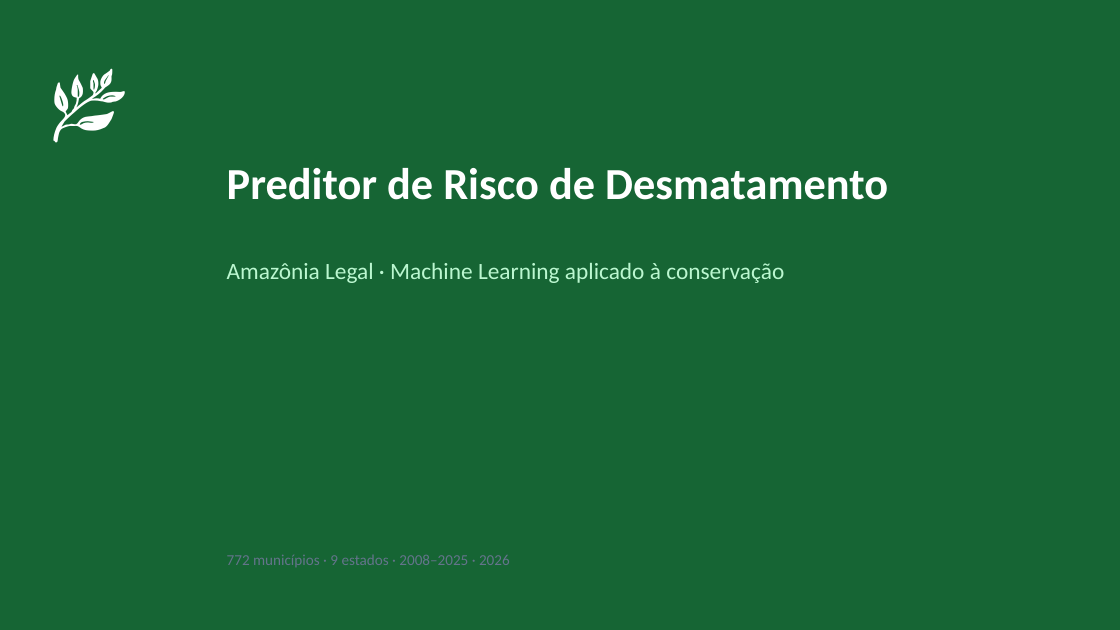
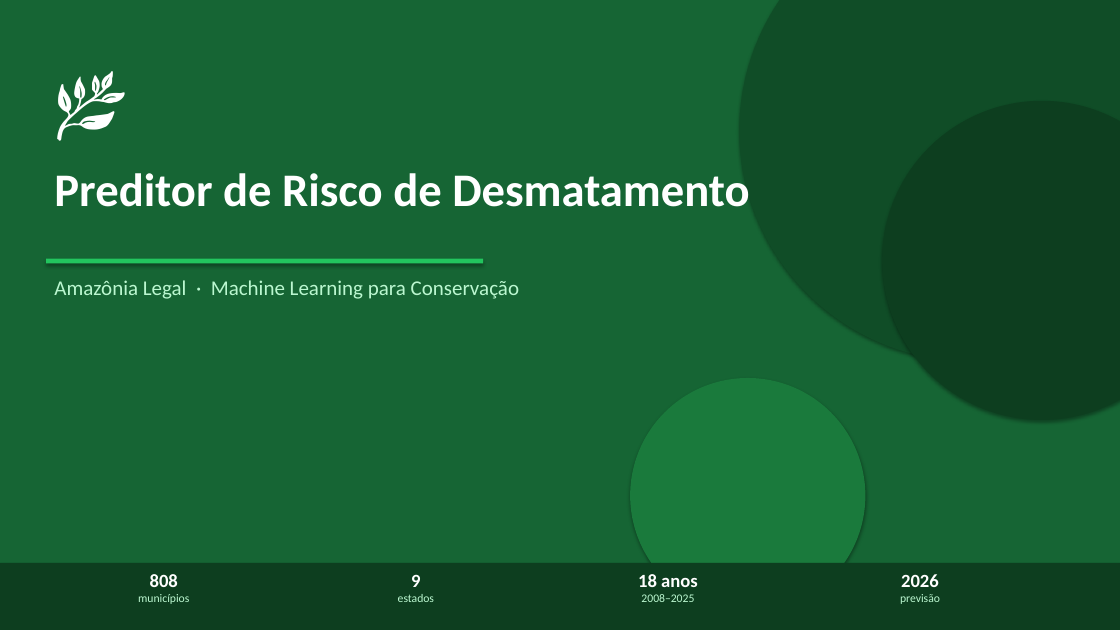
Before and after one commit to CaioEstrella/desmatamento-amazonia, a slide deck: slide 1 of reports/slide_deck_executivo.pptx. Drawn at 1120x630 pixels with LibreOffice and Linux fonts; fonts in the diff are those of the drawing. Boxes give left, top, right and bottom in pixels: in the first picture for what was removed or moved away, otherwise in the second. Text is boxed around its words. In the diff, an @@ line names an element or a change of style, - is before the commit and + after.

```diff
--- a/reports/slide_deck_executivo.pptx
+++ b/reports/slide_deck_executivo.pptx
@@ ellipse added at (x1=739, y1=0, x2=1120, y2=361), fill #104D27 @@
@@ text "🌿" at (x1=46, y1=46, x2=197, y2=197): size 72 to 68 pt @@
@@ ellipse added at (x1=882, y1=101, x2=1120, y2=420), fill #0D3E1F @@
@@ text "Preditor de Risco de Desmatamento" moved from (x1=227, y1=168, x2=888, y2=200) to (x1=54, y1=173, x2=749, y2=207) @@
@@ text "Preditor de Risco de Desmatamento" at (x1=54, y1=173, x2=749, y2=207): size 38 to 40 pt @@
@@ rectangle added at (x1=46, y1=259, x2=483, y2=264), fill #22C55E @@
@@ text at (x1=54, y1=280, x2=520, y2=299): text changed; size 20 to 18 pt @@
-Amazônia Legal · Machine Learning aplicado à conservação
+Amazônia Legal · Machine Learning para Conservação
@@ ellipse added at (x1=630, y1=378, x2=865, y2=613), fill #1A7A3C @@
@@ rectangle added at (x1=0, y1=563, x2=1120, y2=630), fill #0D3E1F @@
@@ text removed at (x1=227, y1=555, x2=510, y2=567) @@
-772 municípios · 9 estados · 2008–2025 · 2026
@@ text added at (x1=138, y1=594, x2=189, y2=604), 10 pt, text #BBF7D0 @@
+municípios
@@ text added at (x1=150, y1=574, x2=178, y2=587), 16 pt, text #FFFFFF, bold @@
+808
@@ text added at (x1=398, y1=594, x2=434, y2=602), 10 pt, text #BBF7D0 @@
+estados
@@ text added at (x1=411, y1=574, x2=420, y2=587), 16 pt, text #FFFFFF, bold @@
+9
@@ text added at (x1=638, y1=574, x2=698, y2=587), 16 pt, text #FFFFFF, bold @@
+18 anos
@@ text added at (x1=641, y1=594, x2=694, y2=602), 10 pt, text #BBF7D0 @@
+2008–2025
@@ text added at (x1=900, y1=594, x2=940, y2=604), 10 pt, text #BBF7D0 @@
+previsão
@@ text added at (x1=901, y1=574, x2=939, y2=587), 16 pt, text #FFFFFF, bold @@
+2026
```
Also in this commit, not shown: 7 other slides changed, 2 slides added, 2 slides removed, 1 other file.
